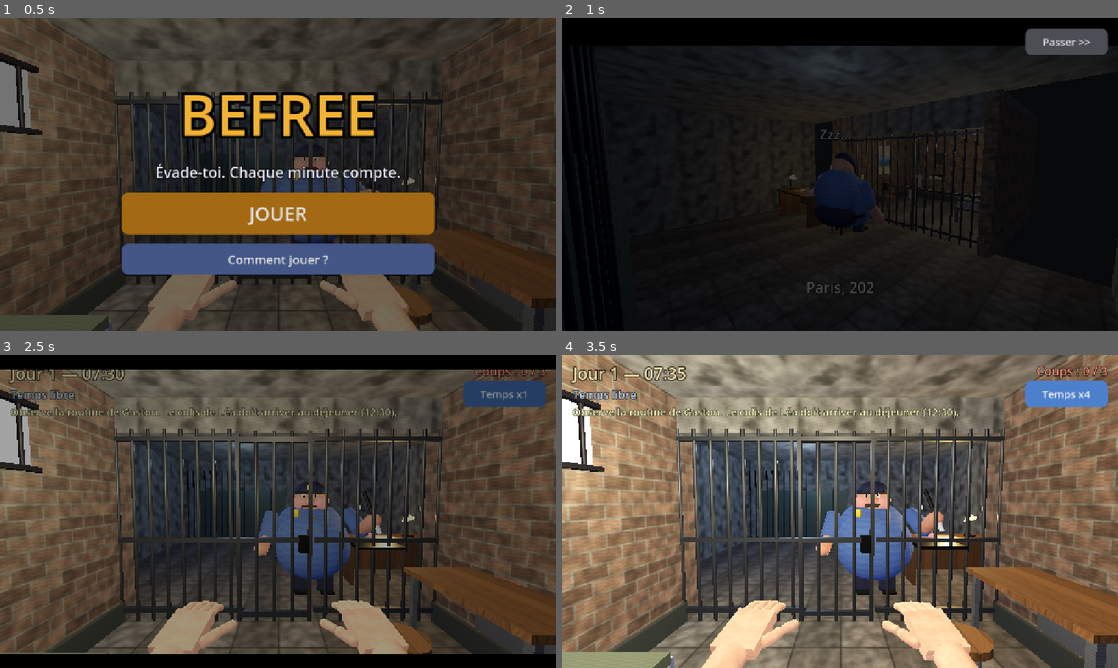
Above: before the commit, frames 1-4 (two rows, left to right).
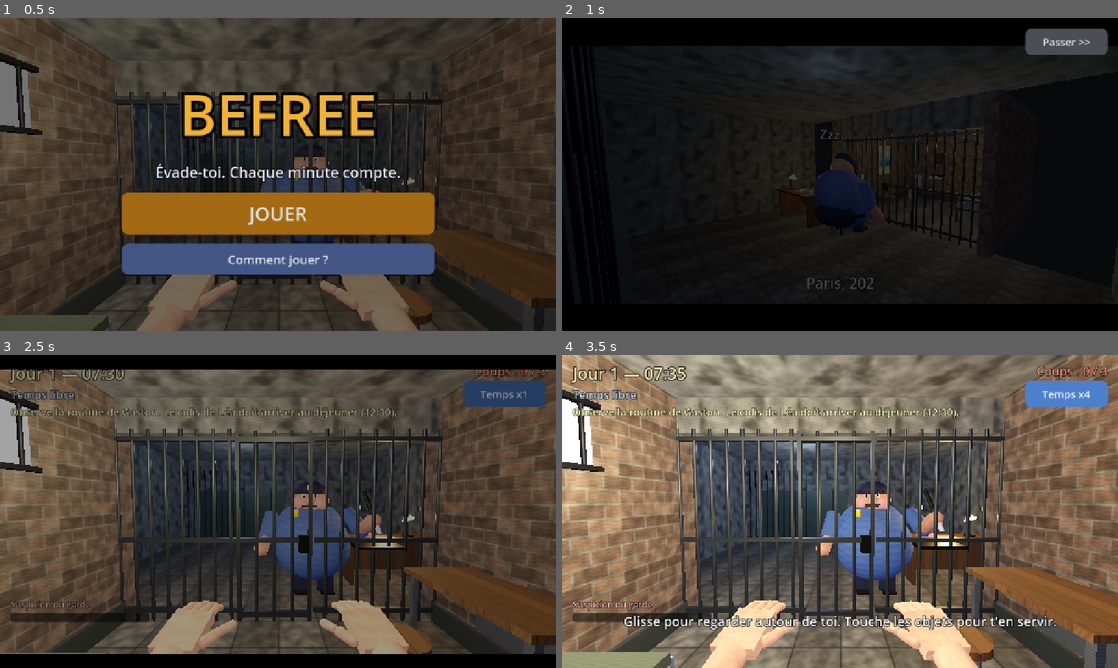
Above: after the commit, the same moments.

Repository: AurelXP/befree
Game: Godot game, scene res://scenes/Main.tscn
The game is run twice, just before and just after one commit, with the same random seed, the same clock (stepped at 60 frames per second) and the same inputs.
Inputs:
- Up to frame 1 (0.5 s): no input
- Up to frame 2 (1 s): click "JOUER" at 0.5 s
- Up to frame 3 (2.5 s): click "Passer >>" at 1.25 s; click "Passer >>" at 2 s
- Up to frame 4 (3.5 s): click "Temps x1" at 2.75 s

Frame 1 is identical in both runs. In frame 2, 0.4% of the frame differs, in the area x 28-100%, y 83-100%; in frame 3, 0.7%; in frame 4, 2.5%, in the area x 1-89%, y 78-88%.

Commit message:
HUD: adapt layout to actual screen size
Co-Authored-By: Claude Sonnet 5.5 <noreply@anthropic.com>
Claude-Session: https://claude.ai/code/session_01THAcUw2aszyHLoEJsBjJ8x

Diff:
--- a/scripts/hud.gd
+++ b/scripts/hud.gd
@@ -23,6 +23,7 @@
 var spoon_btn: Button
 var speed_btn: Button
 var skip_btn: Button
+var bl_box: Control
 var fade: ColorRect
 var flash: ColorRect
 var bar_top: ColorRect
@@ -51,6 +52,28 @@
 	help_panel.visible = false
 	skip_btn.visible = false
 	_ignore_mouse(gameplay)
+	get_viewport().size_changed.connect(_layout)
+	_layout()
+
+
+## Replace les éléments à position absolue selon la taille réelle de l'écran
+## (le mode d'étirement "expand" donne un viewport plus large que 1280 sur téléphones allongés).
+func _layout() -> void:
+	var sz: Vector2 = get_viewport().get_visible_rect().size
+	var w: float = sz.x
+	var h: float = sz.y
+	bar_bottom.size.x = w
+	bar_top.size.x = w
+	bar_bottom.position.y = h - bar_bottom.size.y
+	bl_box.position = Vector2(24, h - 160)
+	spoon_btn.position = Vector2(w - 324, h - 94)
+	toast_label.size = Vector2(minf(1000.0, w - 80.0), 80)
+	toast_label.position = Vector2((w - toast_label.size.x) * 0.5, h - 130)
+	banner_label.size = Vector2(minf(1000.0, w - 80.0), 90)
+	banner_label.position = Vector2((w - banner_label.size.x) * 0.5, 150)
+	subtitle.size = Vector2(minf(1040.0, w - 240.0), 120)
+	subtitle.position = Vector2((w - subtitle.size.x) * 0.5, h - 170)
+	skip_btn.position = Vector2(w - 214, 24)
 
 
 # ------------------------------------------------------------------ fabrique
@@ -148,10 +171,8 @@
 
 	# bas gauche : barres
 	var bl := VBoxContainer.new()
-	bl.set_anchors_preset(Control.PRESET_BOTTOM_LEFT)
-	bl.position = Vector2(24, 560)
 	bl.size = Vector2(320, 140)
-	bl.grow_vertical = Control.GROW_DIRECTION_BEGIN
+	bl_box = bl
 	gameplay.add_child(bl)
 	bl.add_child(_label("Suspicion du garde", 20, Color(1, 0.75, 0.7)))
 	susp_bar = _bar(Color(0.9, 0.2, 0.15))
@@ -165,8 +186,6 @@
 
 	# bas droite : cuillère
 	spoon_btn = _button("Sortir la cuillère", 26, Color(0.6, 0.6, 0.7))
-	spoon_btn.set_anchors_preset(Control.PRESET_BOTTOM_RIGHT)
-	spoon_btn.position = Vector2(1280 - 24 - 300, 720 - 24 - 70)
 	spoon_btn.custom_minimum_size = Vector2(300, 70)
 	spoon_btn.visible = false
 	spoon_btn.pressed.connect(func() -> void: spoon_pressed.emit())
@@ -174,16 +193,11 @@
 
 	# messages
 	toast_label = _label("", 30, Color.WHITE)
-	toast_label.set_anchors_preset(Control.PRESET_CENTER_BOTTOM)
-	toast_label.position = Vector2(140, 590)
-	toast_label.size = Vector2(1000, 80)
 	toast_label.horizontal_alignment = HORIZONTAL_ALIGNMENT_CENTER
 	toast_label.autowrap_mode = TextServer.AUTOWRAP_WORD_SMART
 	toast_label.modulate.a = 0.0
 	gameplay.add_child(toast_label)
 	banner_label = _label("", 56, Color(1, 0.85, 0.3))
-	banner_label.position = Vector2(140, 150)
-	banner_label.size = Vector2(1000, 90)
 	banner_label.horizontal_alignment = HORIZONTAL_ALIGNMENT_CENTER
 	banner_label.modulate.a = 0.0
 	gameplay.add_child(banner_label)
@@ -197,20 +211,16 @@
 	root.add_child(flash)
 	bar_top = ColorRect.new()
 	bar_top.color = Color.BLACK
-	bar_top.set_anchors_preset(Control.PRESET_TOP_WIDE)
 	bar_top.size = Vector2(1280, 0)
 	bar_top.mouse_filter = Control.MOUSE_FILTER_IGNORE
 	root.add_child(bar_top)
 	bar_bottom = ColorRect.new()
 	bar_bottom.color = Color.BLACK
-	bar_bottom.set_anchors_preset(Control.PRESET_BOTTOM_WIDE)
 	bar_bottom.size = Vector2(1280, 0)
 	bar_bottom.position = Vector2(0, 720)
 	bar_bottom.mouse_filter = Control.MOUSE_FILTER_IGNORE
 	root.add_child(bar_bottom)
 	subtitle = _label("", 34, Color(1, 1, 1))
-	subtitle.position = Vector2(120, 560)
-	subtitle.size = Vector2(1040, 120)
 	subtitle.horizontal_alignment = HORIZONTAL_ALIGNMENT_CENTER
 	subtitle.vertical_alignment = VERTICAL_ALIGNMENT_CENTER
 	subtitle.autowrap_mode = TextServer.AUTOWRAP_WORD_SMART
@@ -223,7 +233,6 @@
 	fade.mouse_filter = Control.MOUSE_FILTER_IGNORE
 	root.add_child(fade)
 	skip_btn = _button("Passer >>", 24, Color(0.4, 0.4, 0.45))
-	skip_btn.position = Vector2(1280 - 24 - 190, 24)
 	skip_btn.custom_minimum_size = Vector2(190, 56)
 	skip_btn.pressed.connect(func() -> void: skip_pressed.emit())
 	root.add_child(skip_btn)
@@ -390,10 +399,11 @@
 
 func letterbox(on: bool) -> void:
 	var h: float = 90.0 if on else 0.0
+	var sh: float = get_viewport().get_visible_rect().size.y
 	var t: Tween = create_tween().set_parallel(true)
 	t.tween_property(bar_top, "size:y", h, 0.6)
 	t.tween_property(bar_bottom, "size:y", h, 0.6)
-	t.tween_property(bar_bottom, "position:y", 720.0 - h, 0.6)
+	t.tween_property(bar_bottom, "position:y", sh - h, 0.6)
 
 
 ## Sous-titre type machine à écrire, retourne quand le texte est affiché.
